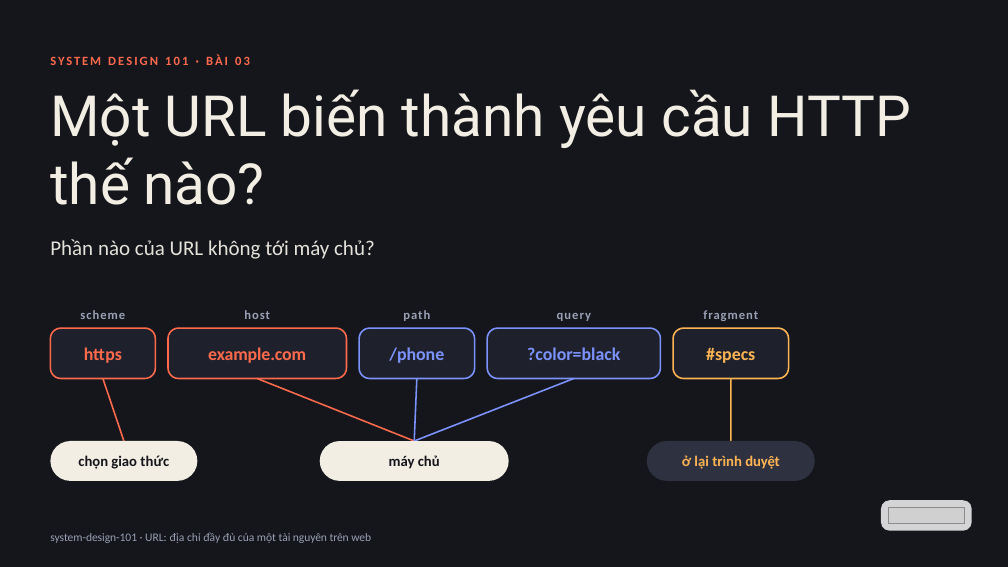
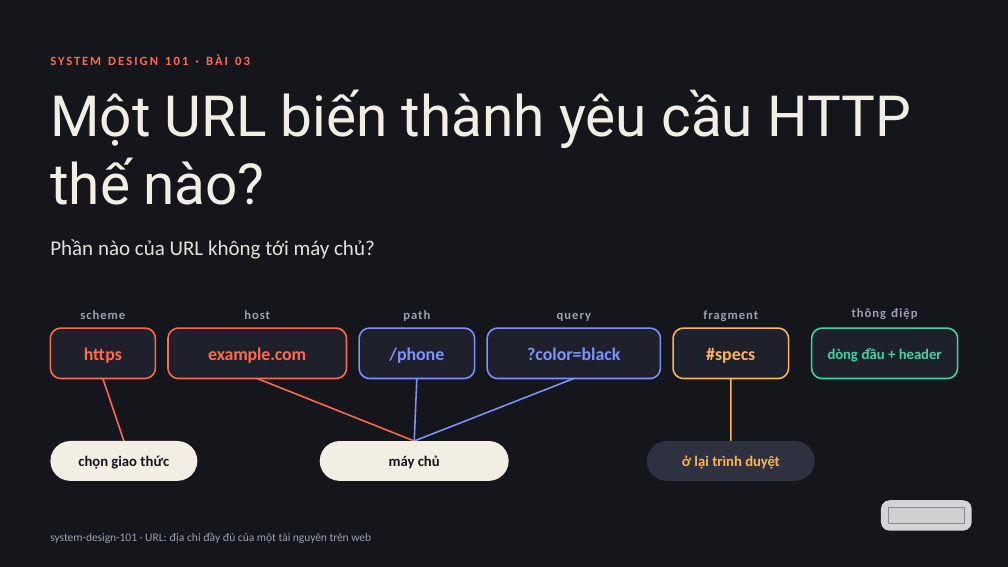
Before and after one commit to vohoailinh90/tool-marketing-studio, a slide deck: slide 1 of system-design-101/vi/lessons/sd-05-003/slides/sd-05-003.pptx. Drawn at 1008x567 pixels with LibreOffice and Linux fonts; fonts in the diff are those of the drawing; grey boxes stand for pictures. Boxes give left, top, right and bottom in pixels: in the first picture for what was removed or moved away, otherwise in the second. Text is boxed around its words. In the diff, an @@ line names an element or a change of style, - is before the commit and + after.

```diff
--- a/system-design-101/vi/lessons/sd-05-003/slides/sd-05-003.pptx
+++ b/system-design-101/vi/lessons/sd-05-003/slides/sd-05-003.pptx
@@ rounded rectangle added at box(811, 328, 958, 379), fill #1E212B, outline #3DD6A0 2.25 pt @@
@@ text added at box(852, 308, 918, 319), 18 pt, text #9AA0B5, bold @@
+thông điệp
@@ text added at box(828, 348, 942, 362), 21 pt, text #3DD6A0, bold @@
+dòng đầu + header
```
Also in this commit, not shown: 1 other file.
